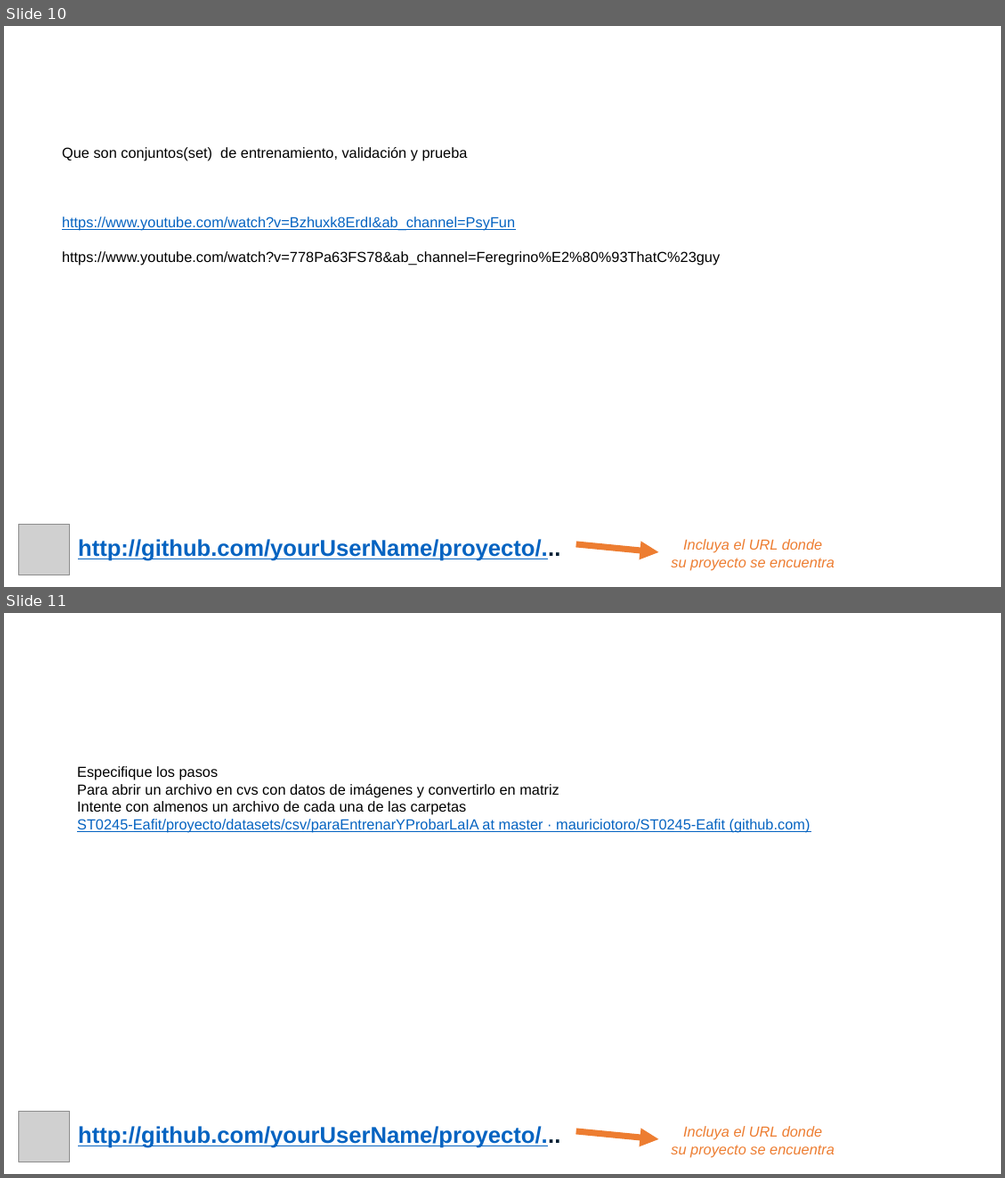
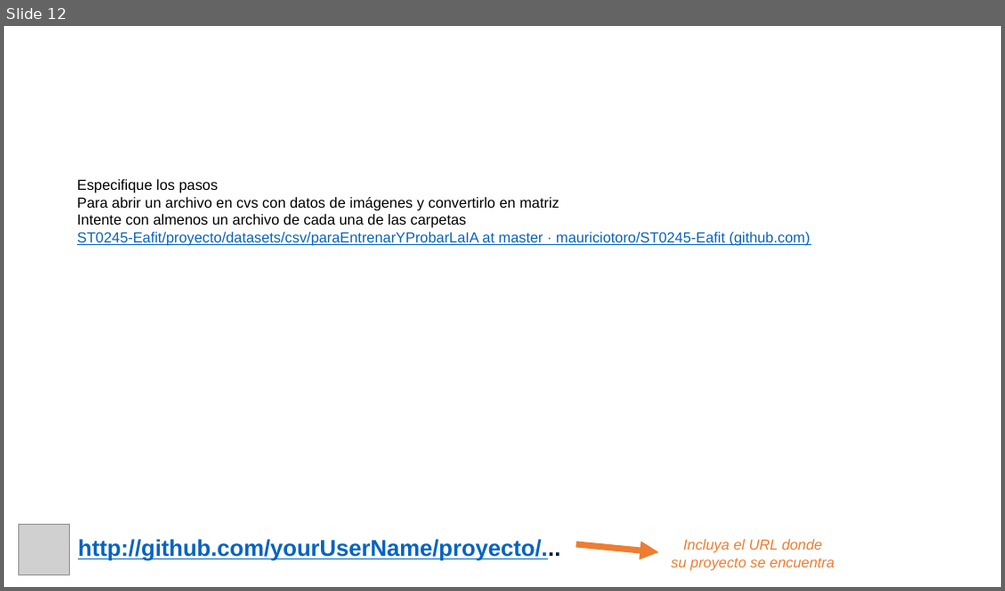
Before and after one commit to GianSz/ProyectoDatos, a slide deck: Presentacion/Presentación Proyecto.pptx. Shown one above the other, each under a label of ours: slides 10 and 11 before the commit, slide 12 after it. The pictures are 1005x1178 and 1005x591 pixels, drawn with LibreOffice and Linux fonts; fonts in the diff are those of the drawing; grey boxes stand for pictures; background and template pictures are left out. Boxes give left, top, right and bottom in pixels: in the first picture for what was removed or moved away, otherwise in the second. Text is boxed around its words. In the diff, an @@ line names an element or a change of style, - is before the commit and + after.

Commit message:
19/11/2021 5:39 p.m
Actualización del documento powerPoint. Tema de conjuntos agregado.

Gian Paul Sánchez.

```diff
--- a/Presentacion/Presentación Proyecto.pptx
+++ b/Presentacion/Presentación Proyecto.pptx
@@ slide 10 removed at [4, 26, 1001, 587], background picture (left out) @@
@@ text removed at [62, 147, 720, 265] @@
-Que son conjuntos(set) de entrenamiento, validación y prueba
-https://www.youtube.com/watch?v=Bzhuxk8ErdI&ab_channel=PsyFun
-https://www.youtube.com/watch?v=778Pa63FS78&ab_channel=Feregrino%E2%80%93ThatC%23guy
@@ picture removed at [19, 524, 70, 575] @@
@@ text removed at [78, 539, 560, 561] @@
-http://github.com/yourUserName/proyecto/...
@@ freeform shape removed at [576, 544, 658, 553] @@
@@ text removed at [671, 539, 834, 570] @@
-Incluya el URL donde
-su proyecto se encuentra
@@ what was slide 11 is now slide 12 @@
```
Also in this commit, not shown: 2 slides added.
